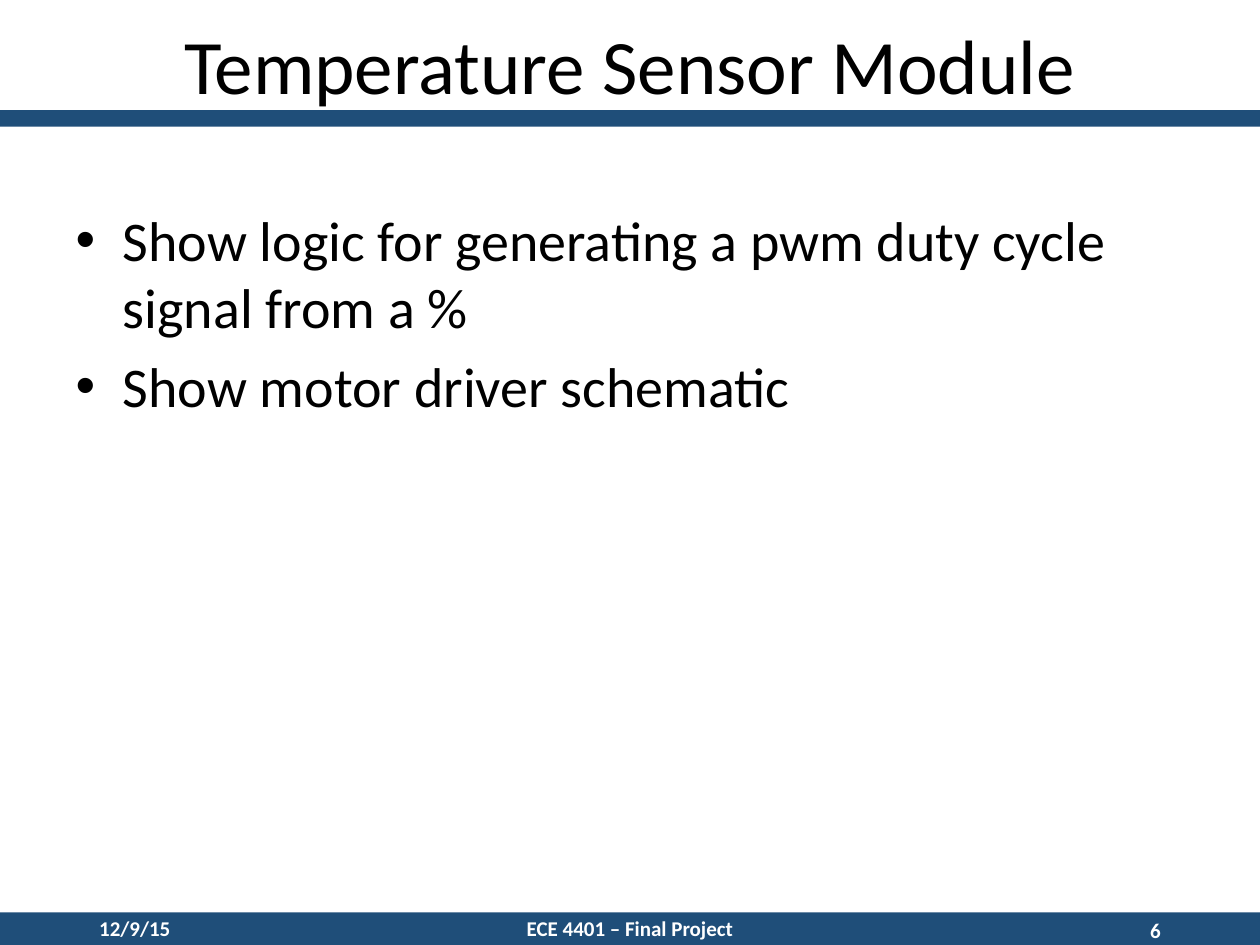
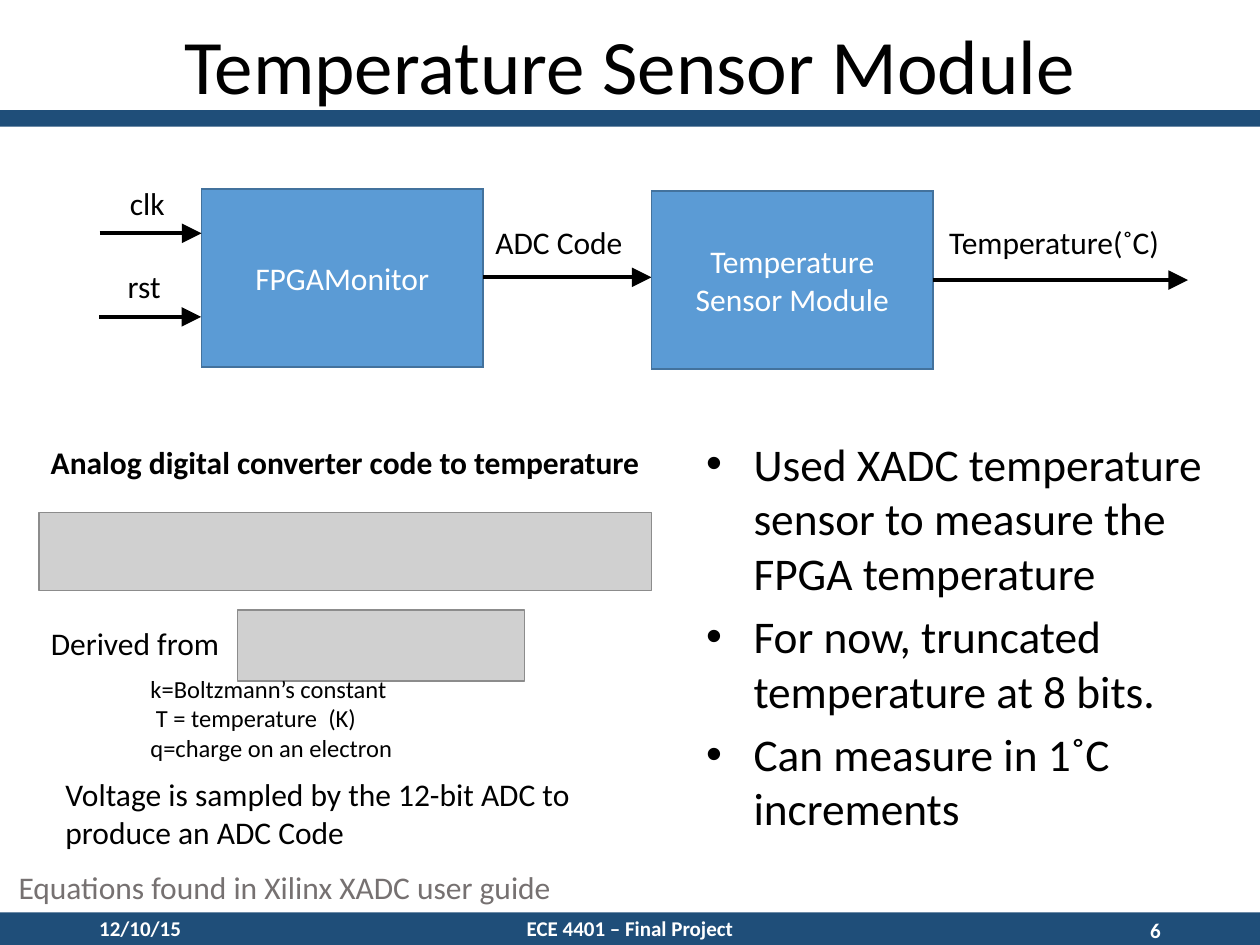
Before and after one commit to paquettedavid/FPGATemperaturePIDController, a slide deck: slide 6 of Documentation/DesignPresentation.pptx. Drawn at 1260x945 pixels with LibreOffice and Linux fonts; fonts in the diff are those of the drawing; grey boxes stand for pictures. Boxes give left, top, right and bottom in pixels: in the first picture for what was removed or moved away, otherwise in the second. Text is boxed around its words. In the diff, an @@ line names an element or a change of style, - is before the commit and + after.

```diff
--- a/Documentation/DesignPresentation.pptx
+++ b/Documentation/DesignPresentation.pptx
@@ text removed at <box>123,222,1105,408</box> @@
-• Show logic for generating a pwm duty cycle signal from a %
-• Show motor driver schematic
@@ group added at <box>100,189,1188,369</box>: 4 arrows, 4 texts, 2 rectangles @@
+FPGAMonitor
+clk
+rst
+ADC Code
+Temperature
+Sensor Module
+Temperature(˚C)
@@ text added at <box>754,449,1202,826</box>, 25.9 pt, text #000000 @@
+• Used XADC temperature sensor to measure the FPGA temperature
+• For now, truncated temperature at 8 bits.
+• Can measure in 1˚C increments
@@ text added at <box>51,452,639,480</box>, 18 pt, text #000000, bold @@
+Analog digital converter code to temperature
@@ picture added at <box>39,513,651,591</box> @@
@@ picture added at <box>238,610,525,680</box> @@
@@ text added at <box>51,633,219,656</box>, 18 pt, text #000000 @@
+Derived from
@@ text added at <box>150,678,392,762</box>, 14 pt, text #000000 @@
+k=Boltzmann’s constant
+T = temperature (K)
+q=charge on an electron
@@ text added at <box>65,784,569,849</box>, 18 pt, text #000000 @@
+Voltage is sampled by the 12-bit ADC to produce an ADC Code
@@ text added at <box>19,877,551,905</box>, 18 pt, text #767171 @@
+Equations found in Xilinx XADC user guide
@@ text at <box>99,921,181,937</box>: text changed @@
-12/9/15
+12/10/15
```
Also in this commit, not shown: 14 other slides changed, 4 other files.
